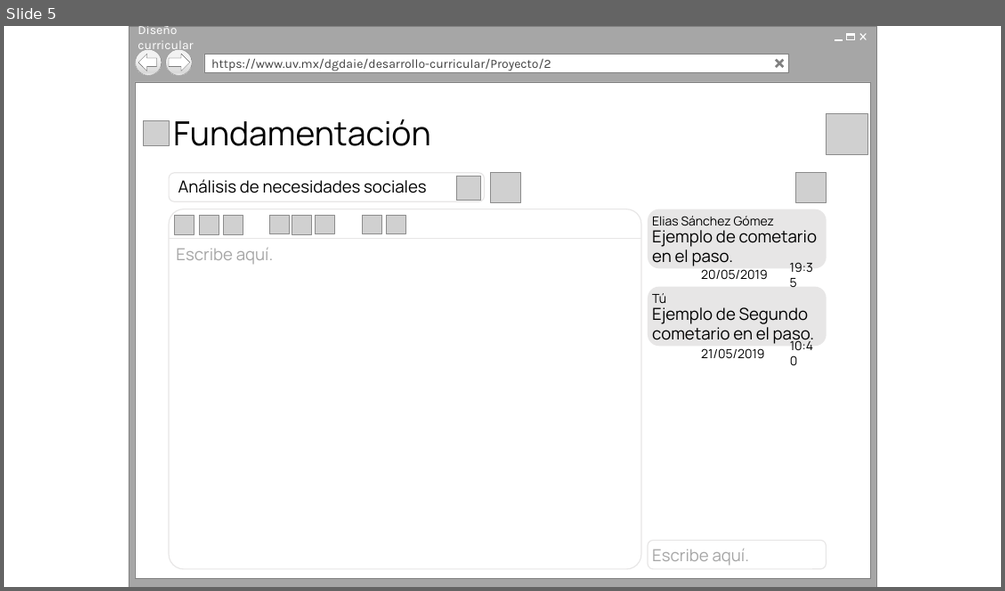
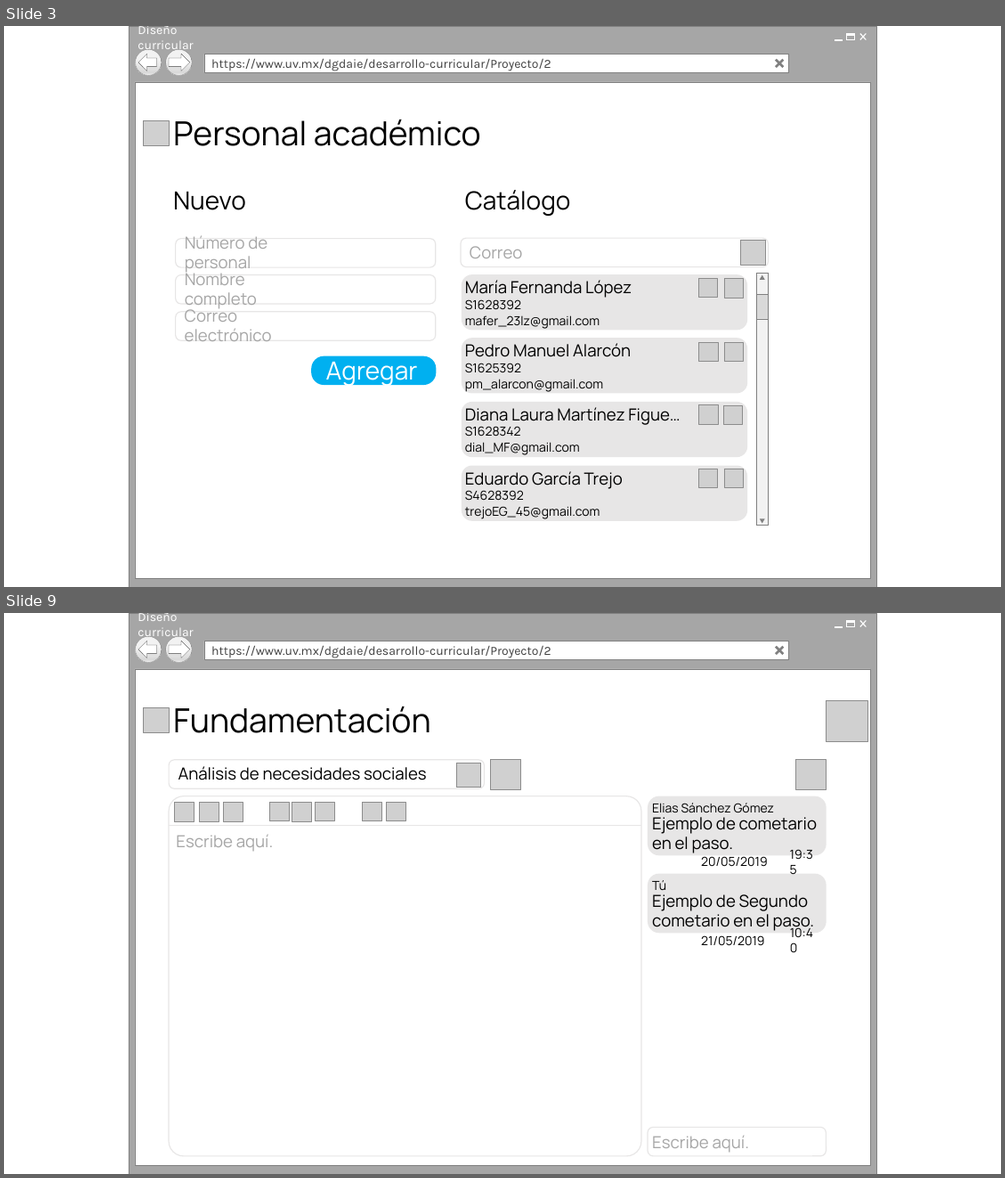
Before and after one commit to Senzho/DISENO_CURRICULAR_SS_05_2019, a slide deck: Diseño/Prototipos.pptx. Shown one above the other, each under a label of ours: slide 5 before the commit, slides 3 and 9 after it; the slides between them are not shown. The pictures are 1005x591 and 1005x1178 pixels, drawn with LibreOffice and Linux fonts; fonts in the diff are those of the drawing; grey boxes stand for pictures; background and template pictures are left out. Boxes give left, top, right and bottom in pixels: in the first picture for what was removed or moved away, otherwise in the second. Text is boxed around its words. In the diff, an @@ line names an element or a change of style, - is before the commit and + after.

Commit message:
Acumulado 2
Acumulado de diseño.

```diff
--- a/Diseño/Prototipos.pptx
+++ b/Diseño/Prototipos.pptx
@@ slide 3 added at [4,26,1001,587], background #FFFFFF @@
@@ group added at [129,26,877,587]: 6 rectangles, 4 lines, 2 ellipses, 1 text, 1 left arrow, 1 right arrow @@
+Diseño curricular
+https://www.uv.mx/dgdaie/desarrollo-curricular/Proyecto/2
@@ picture added at [144,120,170,145] @@
@@ text added at [173,119,481,146], 32 pt, text #000000 @@
+Personal académico
@@ text added at [173,192,246,210], 24 pt, text #000000 @@
+Nuevo
@@ text added at [465,190,571,216], 24 pt, text #000000 @@
+Catálogo
@@ rounded rectangle added at [175,239,436,267], outline #E7E6E6 1 pt @@
@@ text added at [185,235,267,273], 16 pt, text #A6A6A6 @@
+Número de personal
@@ rounded rectangle added at [461,239,769,267], outline #E7E6E6 1 pt @@
@@ text added at [469,246,522,258], 16 pt, text #A6A6A6 @@
+Correo
@@ picture added at [741,240,765,265] @@
@@ rounded rectangle added at [175,275,436,305], outline #E7E6E6 1 pt @@
@@ text added at [185,269,257,310], 16 pt, text #A6A6A6 @@
+Nombre completo
@@ picture added at [699,278,718,297] @@
@@ picture added at [724,279,744,298] @@
@@ rounded rectangle added at [175,312,436,341], outline #E7E6E6 1 pt @@
@@ text added at [185,306,272,341], 16 pt, text #A6A6A6 @@
+Correo electrónico
@@ group added at [461,274,748,329]: 3 texts, 1 rounded rectangle @@
+S1628392
+María Fernanda López
+mafer_23lz@gmail.com
@@ picture added at [699,342,718,362] @@
@@ picture added at [724,342,744,362] @@
@@ rounded rectangle added at [311,356,437,385], fill #00B0F0 @@
@@ text added at [326,362,418,386], 24 pt, text #FFFFFF @@
+Agregar
@@ group added at [461,338,748,394]: 3 texts, 1 rounded rectangle @@
+S1625392
+Pedro Manuel Alarcón
+pm_alarcon@gmail.com
@@ picture added at [699,405,719,425] @@
@@ picture added at [723,405,743,425] @@
@@ group added at [461,402,748,457]: 3 texts, 1 rounded rectangle @@
+S1628342
+Diana Laura Martínez Figue…
+dial_MF@gmail.com
@@ picture added at [699,468,718,488] @@
@@ picture added at [724,468,744,488] @@
@@ group added at [461,466,748,521]: 3 texts, 1 rounded rectangle @@
+S4628392
+Eduardo García Trejo
+trejoEG_45@gmail.com
@@ group added at [756,273,769,524]: 2 rectangles, 2 triangles @@
@@ what was slide 5 is now slide 9 @@
```
Also in this commit, not shown: 6 slides changed, 7 other slides added, 1 other file.
